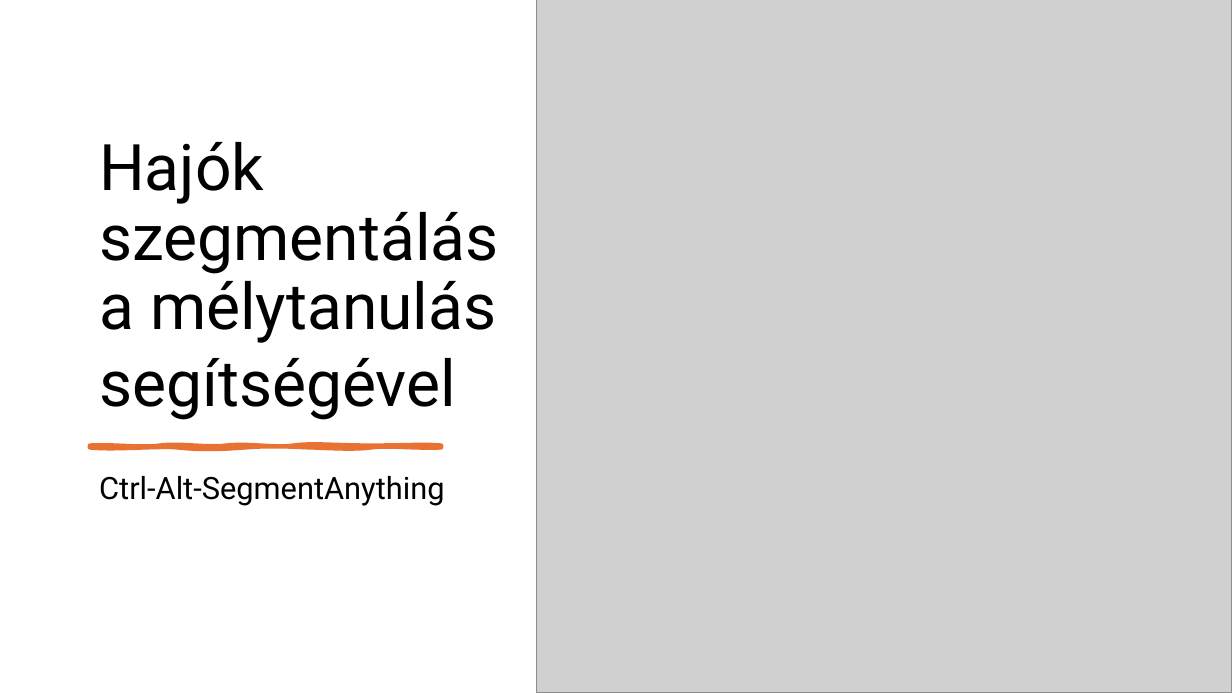
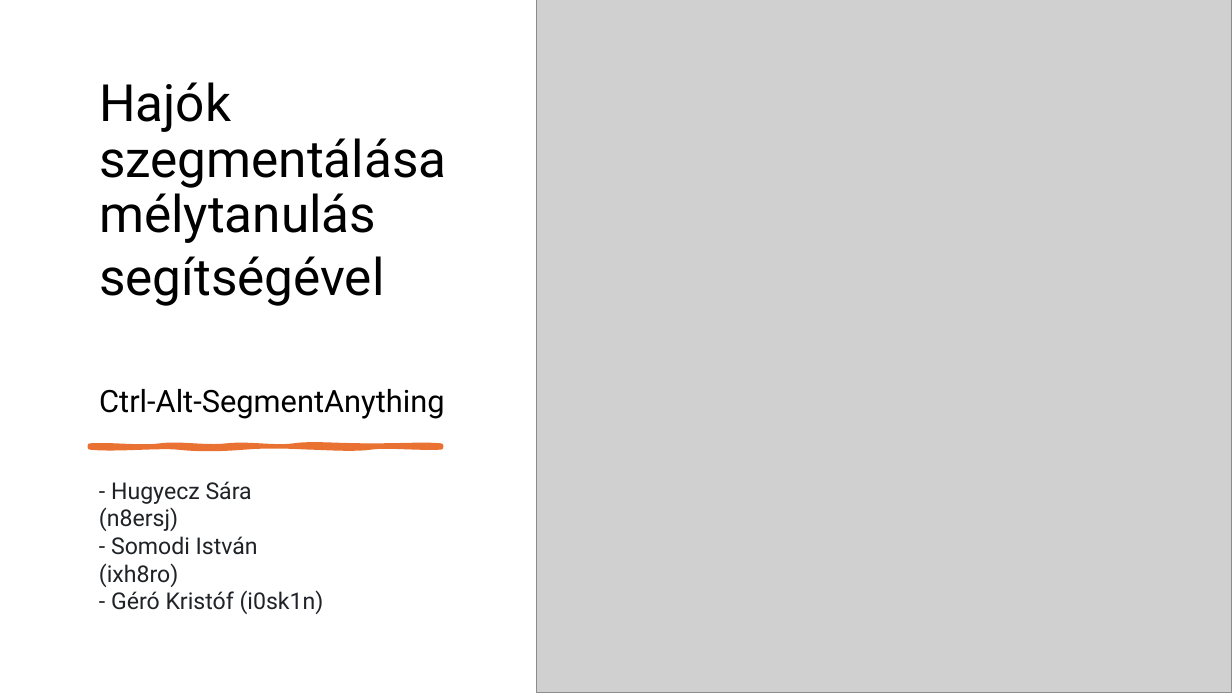
Before and after one commit to istex9/ctr-alt-segmentAnything, a slide deck: slide 1 of Ctrl-Alt-SegmentAnything_prezentacio.pptx. Drawn at 1232x693 pixels with LibreOffice and Linux fonts; fonts in the diff are those of the drawing; grey boxes stand for pictures. Boxes give left, top, right and bottom in pixels: in the first picture for what was removed or moved away, otherwise in the second. Text is boxed around its words. In the diff, an @@ line names an element or a change of style, - is before the commit and + after.

Commit message:
Add names

```diff
--- a/Ctrl-Alt-SegmentAnything_prezentacio.pptx
+++ b/Ctrl-Alt-SegmentAnything_prezentacio.pptx
@@ text "Hajók szegmentálása mélytanulás": place and size @@
-text "Hajók szegmentálása mélytanulás" at [99,142,496,420]
+text "Hajók szegmentálása mélytanulás" at [99,82,446,306]
@@ text "Hajók szegmentálása mélytanulás" at [99,82,446,306]: size 50 to 40 pt @@
@@ text "Ctrl-Alt-SegmentAnything": place and size @@
-text "Ctrl-Alt-SegmentAnything" at [99,476,444,506]
+text "Ctrl-Alt-SegmentAnything" at [99,389,444,419]
@@ text added at [99,481,324,614], 18 pt, text #1F2328 @@
+- Hugyecz Sára (n8ersj)
+- Somodi István (ixh8ro)
+- Géró Kristóf (i0sk1n)
```
